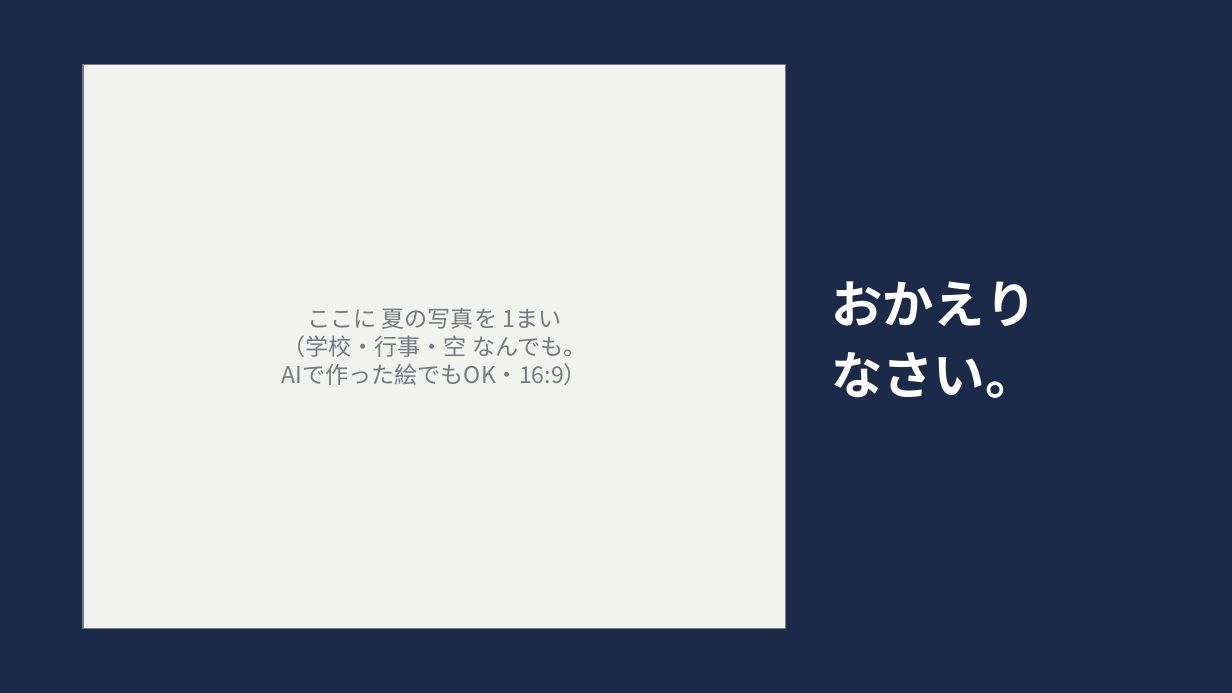
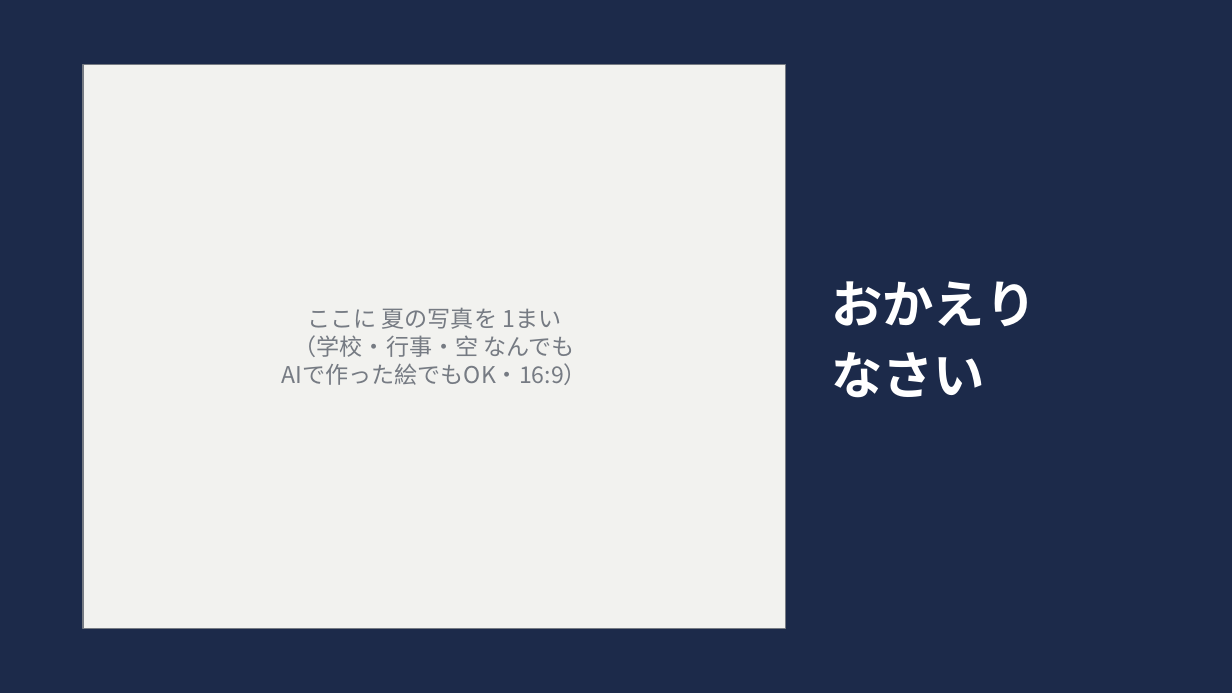
Before and after one commit to A-TOZAK/tateiwa-kenshu, a slide deck: slide 2 of templates/t5_gakkyu_biraki.pptx. Drawn at 1232x693 pixels with LibreOffice and Linux fonts; fonts in the diff are those of the drawing. Boxes give left, top, right and bottom in pixels: in the first picture for what was removed or moved away, otherwise in the second. Text is boxed around its words. In the diff, an @@ line names an element or a change of style, - is before the commit and + after.

```diff
--- a/templates/t5_gakkyu_biraki.pptx
+++ b/templates/t5_gakkyu_biraki.pptx
@@ text in rectangle at [294,335,575,357]: text changed @@
-（学校・行事・空 なんでも。
+（学校・行事・空 なんでも
@@ text at [831,352,985,398]: text changed @@
-なさい。
+なさい
```
Also in this commit, not shown: 5 other slides changed, 17 other files.
